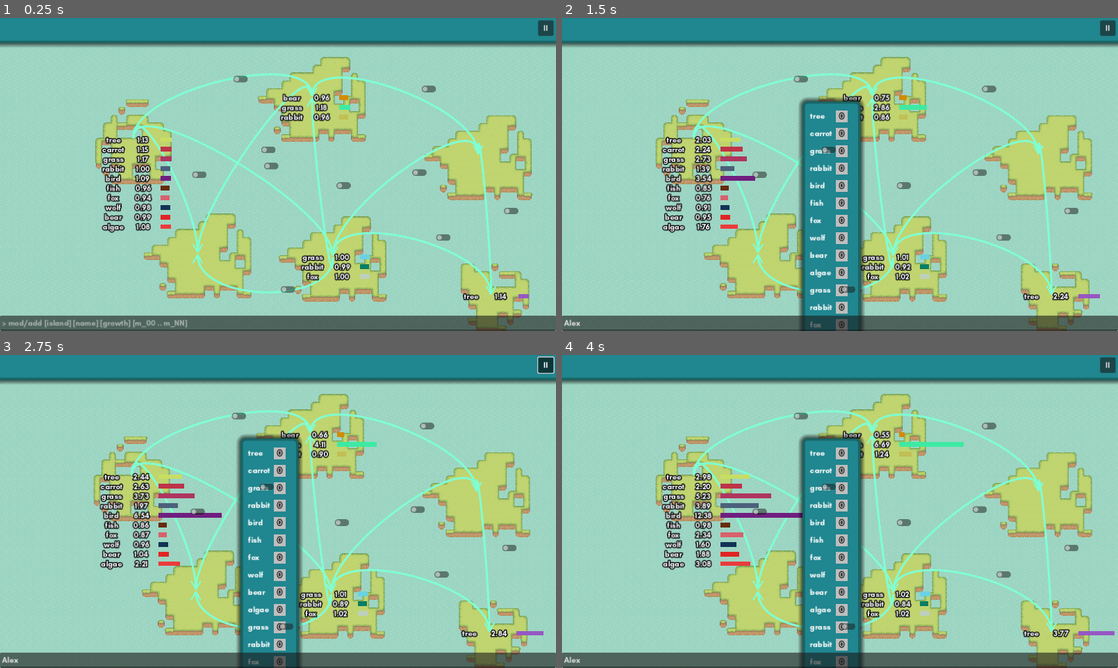
Above: before the commit, frames 1-4 (two rows, left to right).
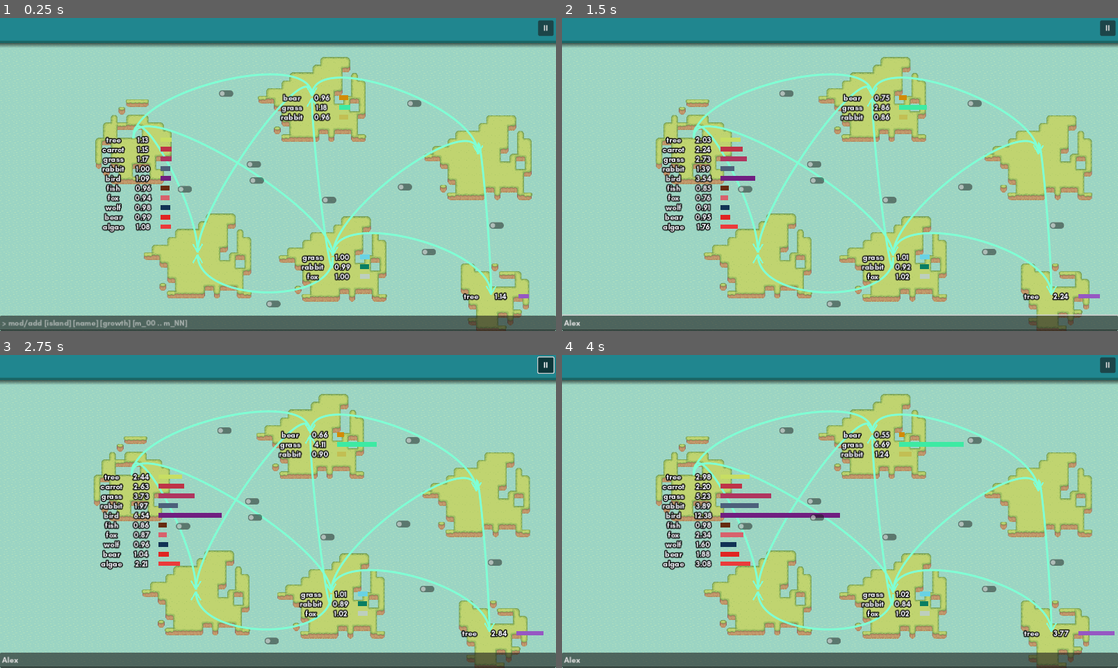
Above: after the commit, the same moments.

Repository: quimnuss/eco
Game: Godot game, scene res://scenes/world5.tscn
The game is run twice, just before and just after one commit, with the same random seed, the same clock (stepped at 60 frames per second) and the same inputs.
Inputs (mouse positions are in pixels of both pictures, inside the frame that each line leads up to):
- Up to frame 1 (0.25 s): no input
- Up to frame 2 (1.5 s): click (840, 324) at 0.52 s; type "Alex" at 0.6 s; click (828, 165) at 1.27 s
- Up to frame 3 (2.75 s): click "II" at 2 s
- Up to frame 4 (4 s): tap Enter at 2.75 s; drag from (840, 452) to (695, 473) at 2.77 s; click "x" at 3.5 s

The runs differ from the first frame. In frame 1, 0.9% of the frame differs, in the area x 32-94%, y 18-93%; in frame 2, 9.5%, in the area x 0-100%, y 18-100%; in frame 3, 9.2%; in frame 4, 9.2%.
Error before the commit: Parse Error: Identifier "PankuModuleDataController" not declared in the current scope. (res://addons/panku_console/console.gd:65)

Commit message:
fix: fix emigration, remove emigration since immigration is +/-

Diff:
--- a/actors/glv.gd
+++ b/actors/glv.gd
@@ -12,7 +12,6 @@
 var mutuality : Array[Array]
 
 var immigration : Array[float]
-var emigration : Array[float]
 
 var sample : GLVSample
 
@@ -51,7 +50,6 @@
         growth_delta.resize(num_species)
         mutual_delta.resize(num_species)
         immigration.resize(num_species)
-        emigration.resize(num_species)
 
         for mutual in mutual_delta:
             mutual.resize(num_species)
@@ -89,7 +87,7 @@
 
 func ecotick():
     for si in range(num_species):
-        growth_delta[si] = densities[si] * growth[si] + immigration[si] - emigration[si]
+        growth_delta[si] = densities[si] * growth[si] + immigration[si]
         for sj in range(num_species):
             var mutual : float = mutuality[si][sj]
             mutual_delta[si][sj] = densities[si] * mutual * densities[sj]
@@ -146,7 +144,6 @@
     self.num_species += 1
     growth_delta.resize(num_species)
     immigration.resize(num_species)
-    emigration.resize(num_species)
 
     mutual_delta.resize(num_species)
     for mutual in mutual_delta:
@@ -170,7 +167,6 @@
     self.num_species += 1
     growth_delta.resize(num_species)
     immigration.resize(num_species)
-    emigration.resize(num_species)
 
     mutual_delta.resize(num_species)
     for mutual in mutual_delta:
--- a/actors/island.gd
+++ b/actors/island.gd
@@ -54,9 +54,9 @@
 
 func change_emigration(from_island : Island, to_island : Island, species_name : String, migration_value : float):
     var species_index : int = glv.species_names.find(species_name)
-    var previous_migration : float = migration_matrix.get(Vector3i(from_island.island_id, to_island.island_id, species_index), 0)
-    migration_matrix[Vector3i(from_island.island_id, to_island.island_id, species_index)] = migration_value
-    glv.emigration[species_index] += migration_value - previous_migration
+    if species_index == -1:
+        push_error('%s emigrating %d <- %d does not exist' % [species_name, from_island, to_island])
+    apply_migration(species_index, from_island, to_island, -migration_value)
 
 func is_immigrating(from_island : Island, to_island: Island, species_name : String) -> bool:
     var species_index : int = self.glv.species_names.find(species_name)
@@ -64,7 +64,6 @@
         return false
     var migration_value : float = migration_matrix.get(Vector3i(from_island.island_id, to_island.island_id, species_index), 0)
     return migration_value != 0
-
 
 func change_immigration(from_island : Island, to_island : Island, species_name : String, migration_value : float):
     if migration_value == 0 and not is_immigrating(from_island, to_island, species_name):
@@ -83,7 +82,7 @@
 func apply_migration(species_index : int, from_island : Island, to_island : Island, migration_value : float):
     var previous_migration : float = migration_matrix.get(Vector3i(from_island.island_id,to_island.island_id, species_index), 0)
     migration_matrix[Vector3i(from_island.island_id, to_island.island_id, species_index)] = migration_value
-    glv.immigration[species_index] = glv.immigration[species_index] + migration_value - previous_migration
+    glv.immigration[species_index] += migration_value - previous_migration
 
 func _on_change_species(island : int, species_name : String, growth : float, mutuality : Array):
     if island_id == island:
--- a/actors/migration_line.gd
+++ b/actors/migration_line.gd
@@ -35,8 +35,8 @@
         path_2d.curve.add_point(to_island.global_position - self.global_position + LINE_OFFSET, 100*Vector2.DOWN, Vector2.ZERO)
         path_2d.ends_down = false
     var migration_points : PackedVector2Array = path_2d.curve.get_baked_points()
-    interaction_point = Vector2(migration_points[floor(len(migration_points)/2.0)]) + Vector2(0,-30)
-    migration_popup.global_position = interaction_point + self.global_position - Vector2(0,panel.get_custom_minimum_size().y)
+    interaction_point = Vector2(migration_points[floor(len(migration_points)/2.0)])
+    migration_popup.global_position = interaction_point + self.global_position - Vector2(0,panel.get_custom_minimum_size().y) + Vector2(-30, 0)
 
     for i in range(len(species_names)):
         var species_name : String = species_names[i]
--- a/actors/migration_line.tscn
+++ b/actors/migration_line.tscn
@@ -33,6 +33,7 @@
 
 [node name="Panel" type="PanelContainer" parent="Path2D/Control"]
 visible = false
+z_index = 1
 custom_minimum_size = Vector2(100, 100)
 layout_mode = 2
 size_flags_vertical = 3
--- a/project.godot
+++ b/project.godot
@@ -19,15 +19,10 @@
 
 Util="*res://scripts/util.gd"
 Settings="*res://scripts/settings.gd"
-Panku="*res://addons/panku_console/console.tscn"
 
 [display]
 
 window/stretch/mode="canvas_items"
-
-[editor_plugins]
-
-enabled=PackedStringArray("res://addons/panku_console/plugin.cfg")
 
 [gui]
 
Not shown, changed: addons/panku_console/console.gd
Not shown, changed: README.md
